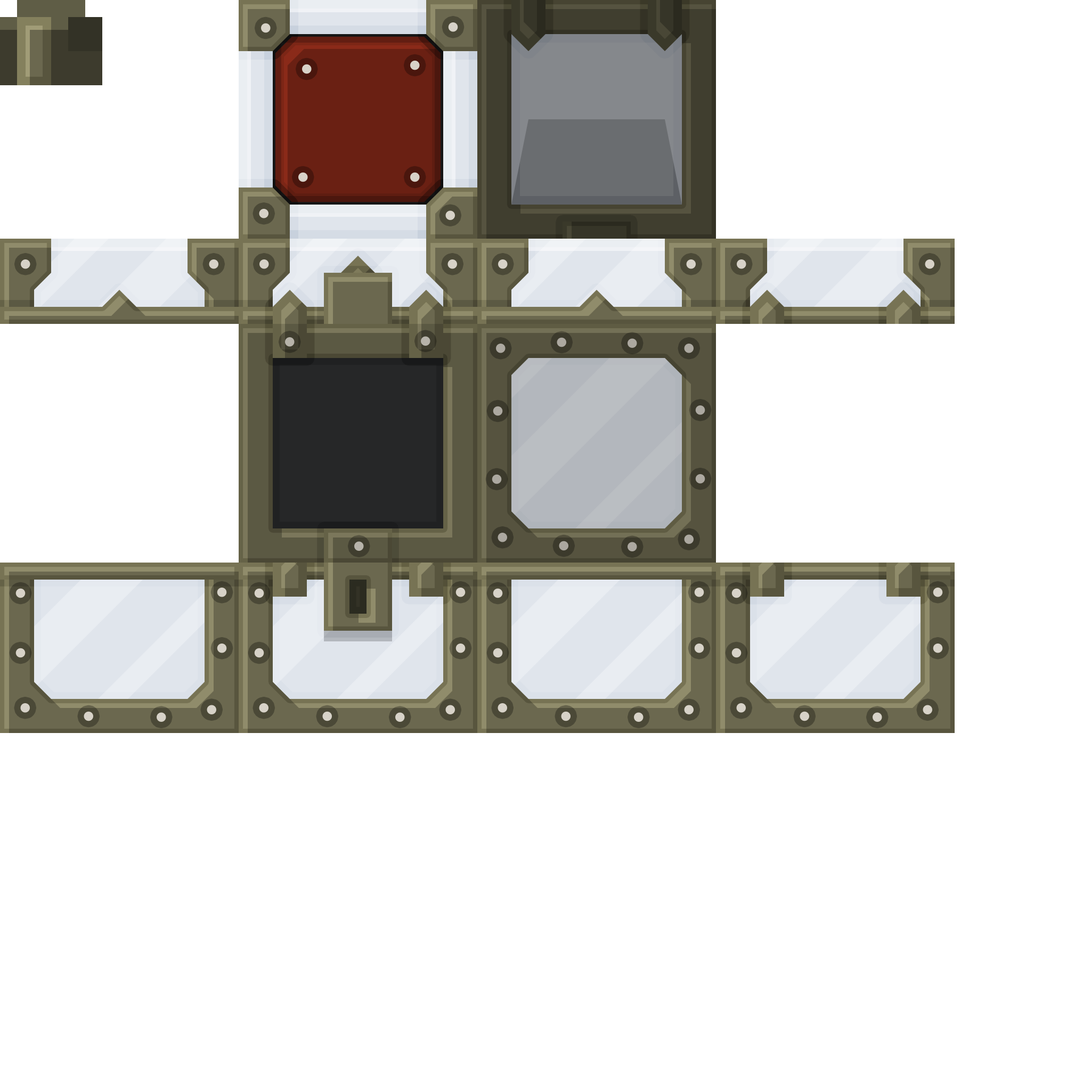
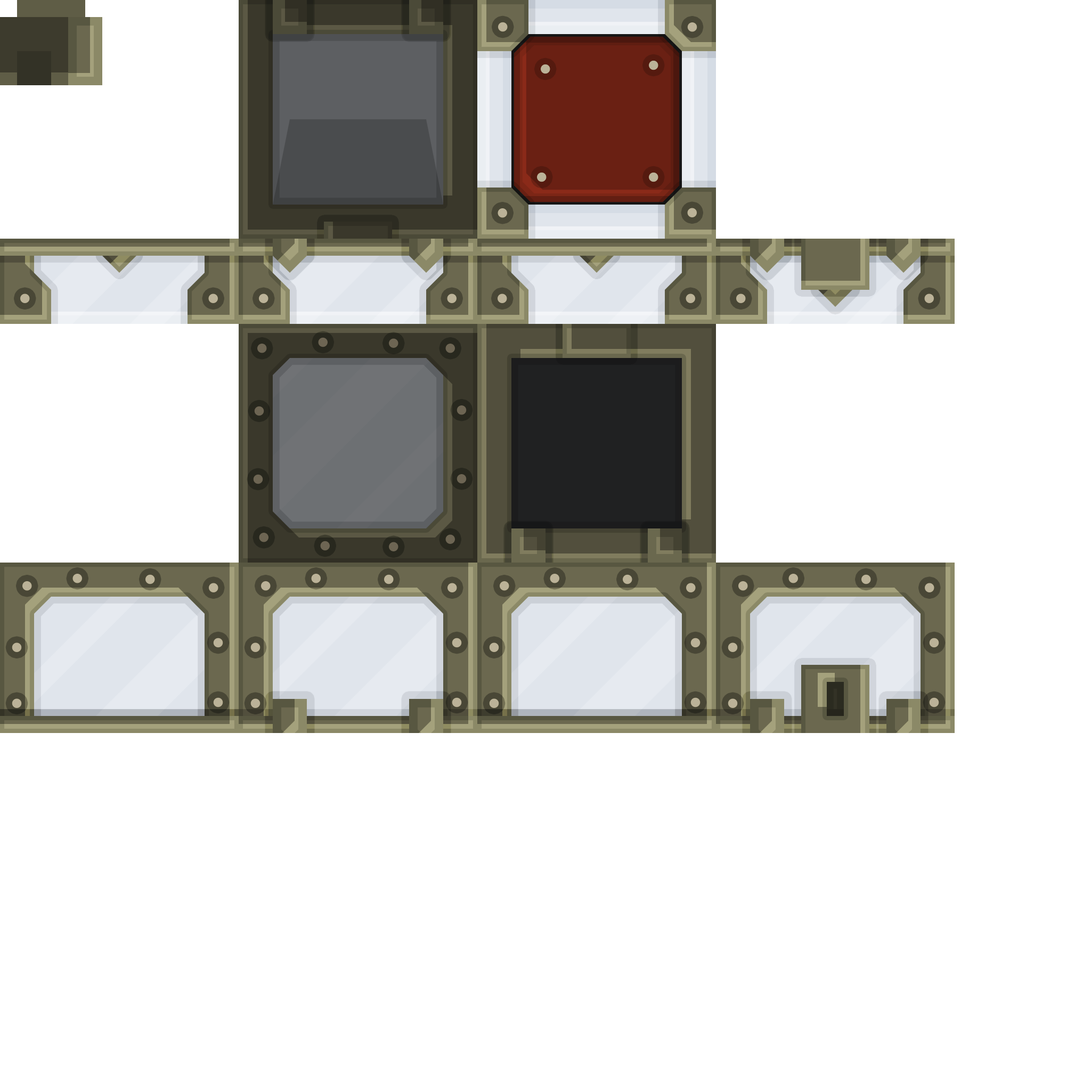
The second 1091px x 1091px image is a revision of the first. Changes to its layers:
added group "metal" with 32 layers above "top lid" over 0, 0, 956, 734
added layer "rivets" in group "metal" over 11, 21, 940, 709
moved "Forme 4 copie" into group "metal", painted on it, unmasked it over 272, 0, 683, 563
added layer "Rectangle 3" in group "metal" over 238, 0, 717, 563
moved "Forme 5 copie" into group "metal", painted on it, unmasked it over 324, 223, 870, 734
moved "Forme 64 copie 5" (in "metal") into group "metal", painted on it, unmasked it over 272, 204, 921, 734
added layer "Rectangle 4 copy" in group "metal" over 238, 238, 956, 734
moved "Forme 85 copie 3" (in "metal") into group "metal", painted on it, unmasked it over 0, 238, 956, 734
added layer "Rectangle 4 copy 3" in group "metal" over 238, 238, 956, 734
moved "Forme 86 copie 3" (in "metal") into group "metal", painted on it, unmasked it over 238, 238, 956, 734
added layer "Rectangle 4 copy 2" in group "metal" over 238, 238, 956, 734
added layer "Rectangle 5" in group "metal" over 238, 0, 717, 563
moved "Forme 92 copie" (in "metal") into group "metal", painted on it, unmasked it over 0, 238, 717, 734
added layer "Forme 92 copie copy" in group "metal" over 0, 238, 717, 734
added layer "Rectangle 9 copy" in group "metal" over 0, 238, 717, 734
moved "Forme 90 copie" (in "metal") into group "metal", painted on it, unmasked it over 0, 238, 717, 734
added layer "Rectangle 9" in group "metal" over 0, 238, 717, 734
moved "back lid" above "side left lid" over 238, 85, 956, 478
"Shape 1 copy" (1st of 2, in "back lid"): opacity 30% → 20%, painted on it, unmasked it over 238, 85, 956, 478
"Shape 1 copy" (2nd of 2, in "front lid"): opacity 30% → 20%, painted on it, unmasked it over 238, 85, 956, 478
moved "front" above "side left" over 238, 494, 956, 734
…and 77 more changes (8 added, 1 blend, 35 mask, 13 moved_by, 7 opacity, 19 painted, 32 removed, 1 renamed, 8 stack)
